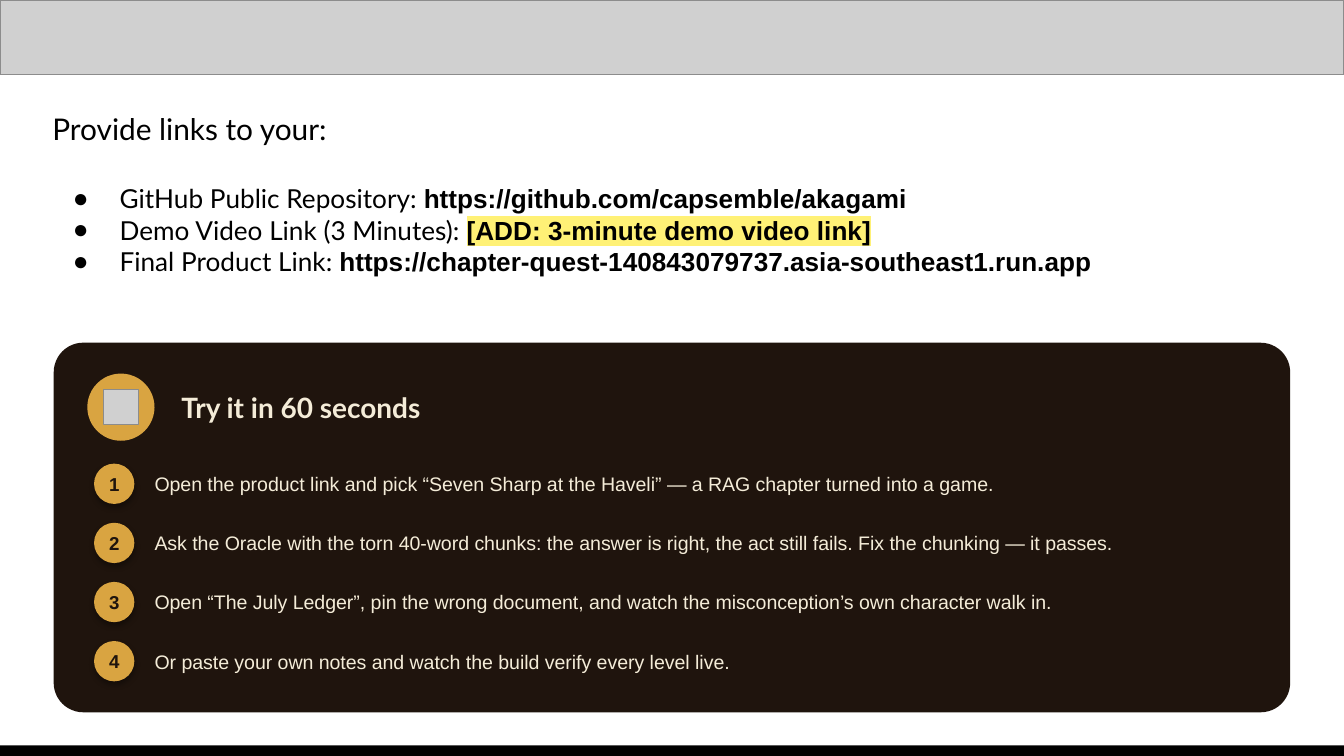
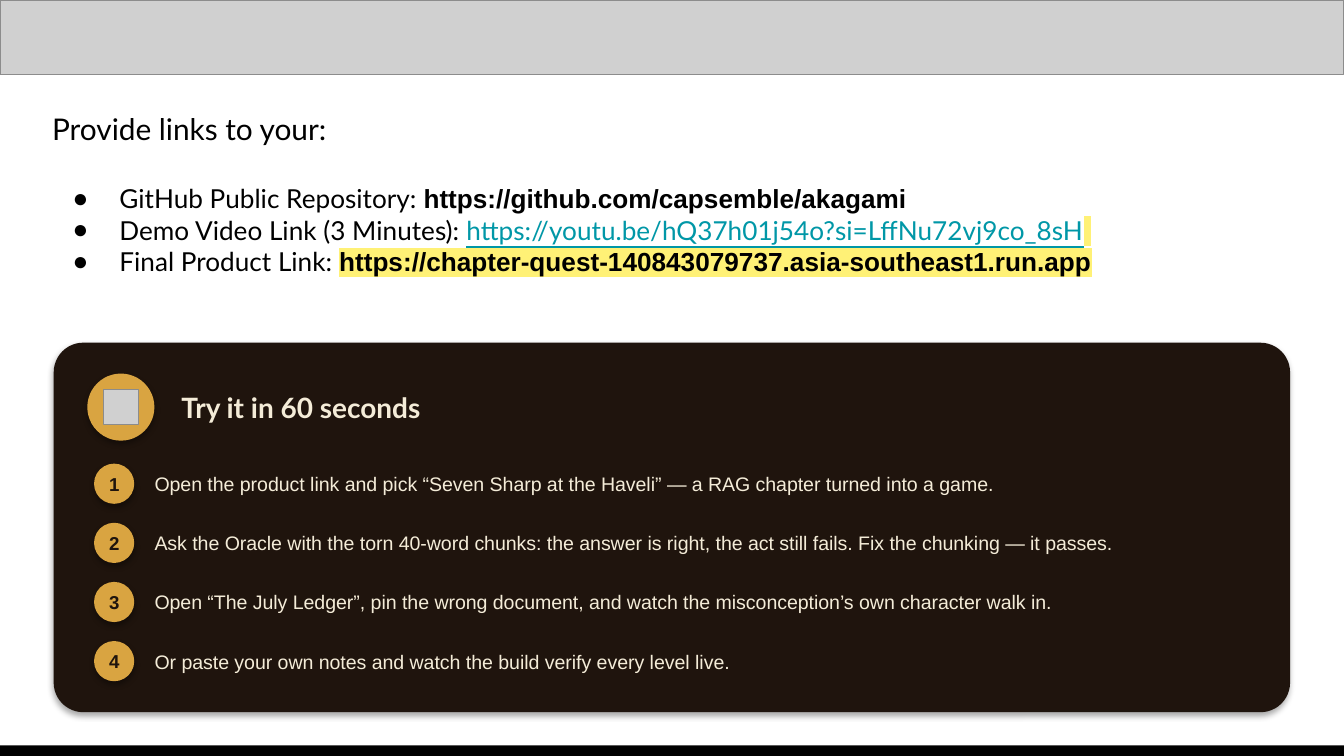
Before and after one commit to capsemble/akagami, a slide deck: slide 13 of finwing - Chapter Quest - AI Builder Cup Submission.pptx. Drawn at 1344x756 pixels with LibreOffice and Linux fonts; fonts in the diff are those of the drawing; grey boxes stand for pictures. Boxes give left, top, right and bottom in pixels: in the first picture for what was removed or moved away, otherwise in the second. Text is boxed around its words. In the diff, an @@ line names an element or a change of style, - is before the commit and + after.

```diff
--- a/finwing - Chapter Quest - AI Builder Cup Submission.pptx
+++ b/finwing - Chapter Quest - AI Builder Cup Submission.pptx
@@ text at [52,118,1091,277]: highlight none to #FFF176 in "https://chapter-quest-140843079737.asia-southeast1.run.app" @@
@@ text at [119,220,1082,244]: text changed; font Arial to Lato; text colour #000000 to #0097A7; bold off @@
-● Demo Video Link (3 Minutes): [ADD: 3-minute demo video link]
+● Demo Video Link (3 Minutes): https://youtu.be/hQ37h01j54o?si=LffNu72vj9co_8sH
@@ rounded rectangle at [54,343,1290,712]: shadow on @@
```
Also in this commit, not shown: 11 other slides changed, 1 slide removed, 13 other files.
